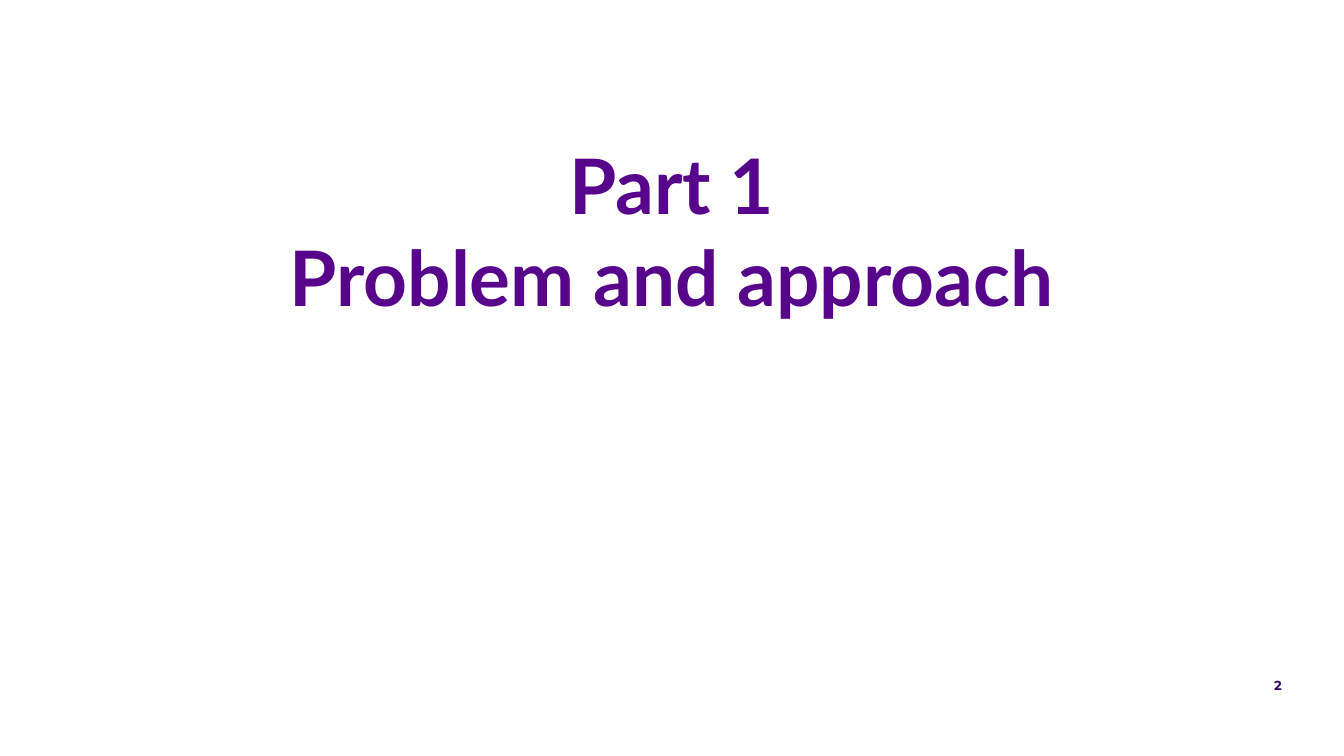
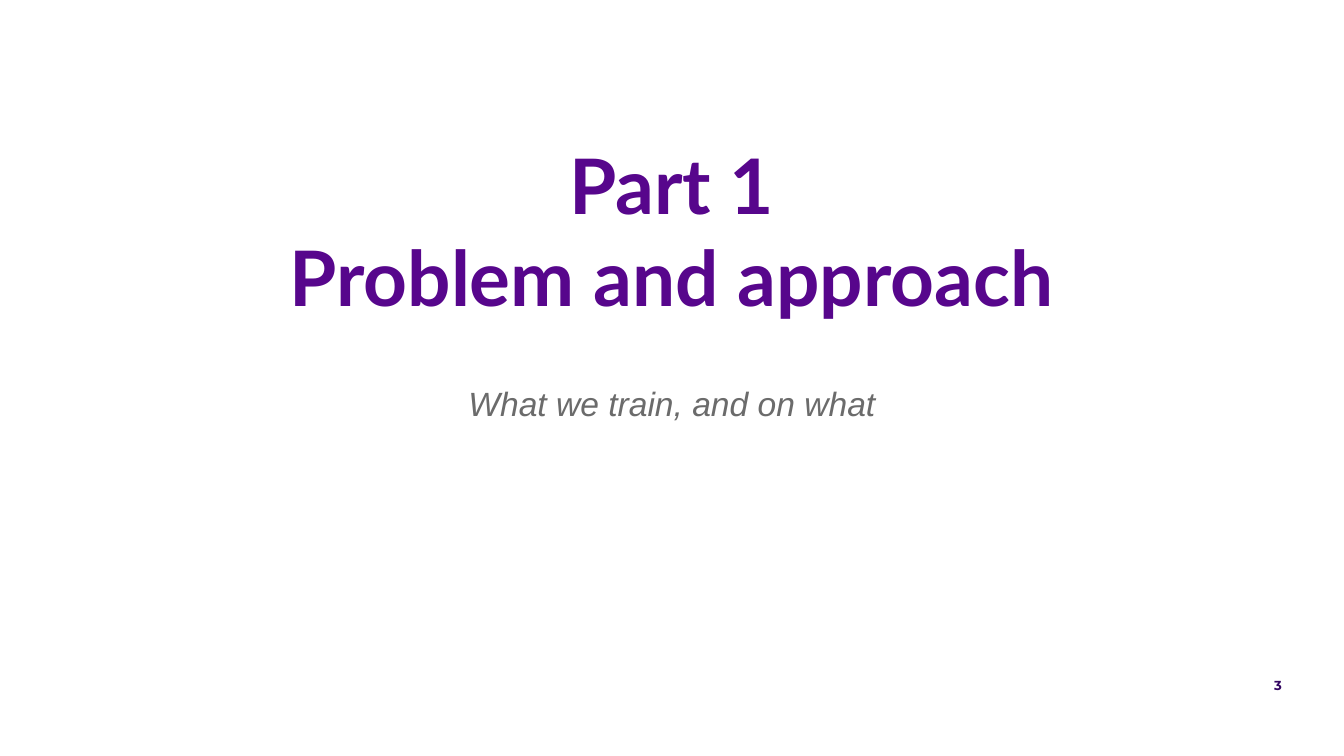
Before and after one commit to FruitPnchSamuraiG/solar-dem-inversion, a slide deck: slide 3 of slides/DEM_deck_v2.pptx (slide 2 before the commit). Drawn at 1344x756 pixels with LibreOffice and Linux fonts; fonts in the diff are those of the drawing; background and template pictures are left out. Boxes give left, top, right and bottom in pixels: in the first picture for what was removed or moved away, otherwise in the second. Text is boxed around its words. In the diff, an @@ line names an element or a change of style, - is before the commit and + after.

Commit message:
slides: summary up front, divider questions, visuals for text-only slides
Adds an 'In one slide' summary after the title, a one-line question under
each Part divider, a test-block diagram on the scoring slide, card layouts
for lessons and next steps, and a closing 'For discussion' slide. The
schema check now lives in slides/check_schema.py.

```diff
--- a/slides/DEM_deck_v2.pptx
+++ b/slides/DEM_deck_v2.pptx
@@ text added at (x1=468, y1=391, x2=875, y2=421), 18 pt, text #6B6B6B, italic @@
+What we train, and on what
```
Also in this commit, not shown: 9 other slides changed, 3 slides added, 1 slide removed, 5 other files.
